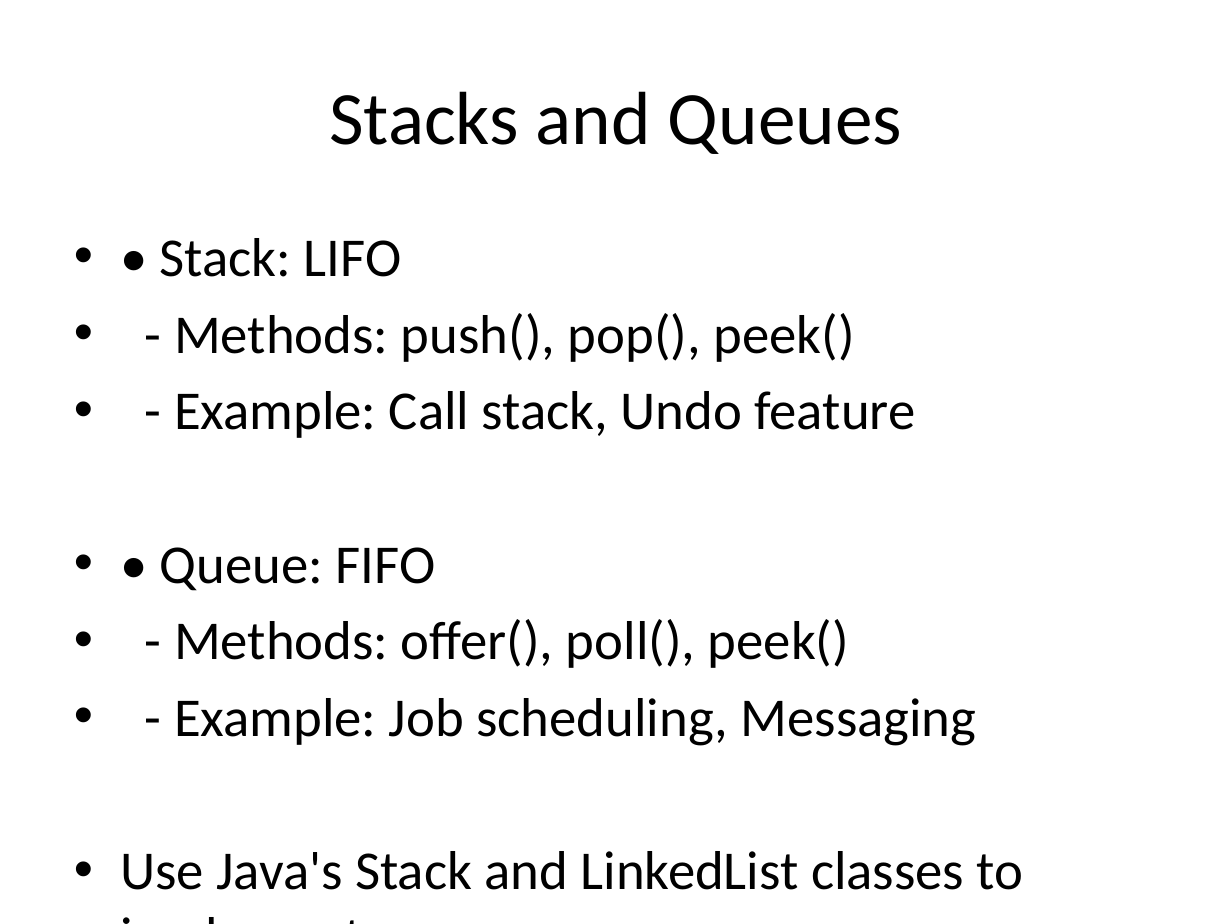
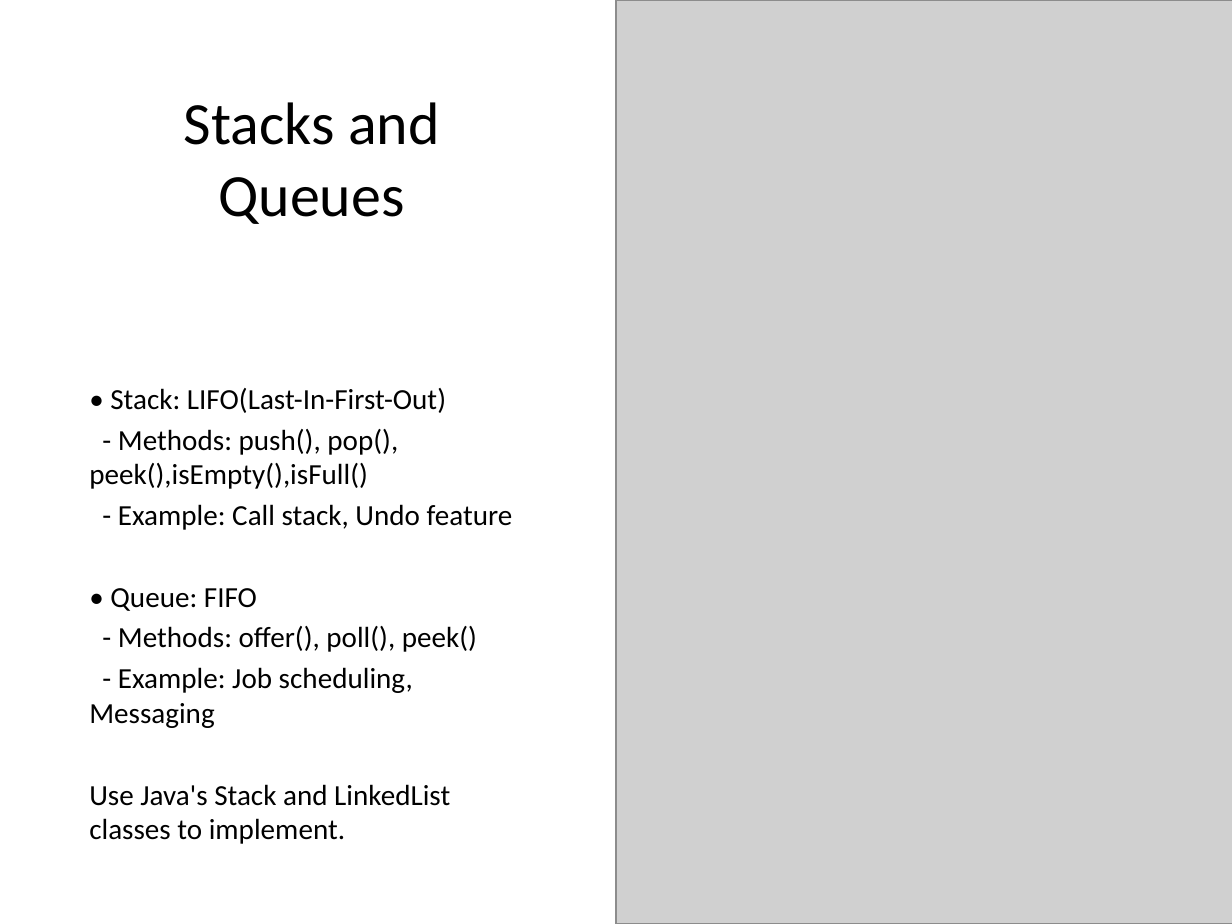
Before and after one commit to mrkyaing/MG-DSA, a slide deck: slide 11 of DSA_in_Java_LectureNotes_Detailed.pptx (slide 5 before the commit). Drawn at 1232x924 pixels with LibreOffice and Linux fonts; fonts in the diff are those of the drawing; grey boxes stand for pictures. Boxes give left, top, right and bottom in pixels: in the first picture for what was removed or moved away, otherwise in the second. Text is boxed around its words. In the diff, an @@ line names an element or a change of style, - is before the commit and + after.

```diff
--- a/DSA_in_Java_LectureNotes_Detailed.pptx
+++ b/DSA_in_Java_LectureNotes_Detailed.pptx
@@ rectangle added at box(0, 0, 861, 308), fill #FFFFFF @@
@@ picture added at box(616, 0, 1232, 924) @@
@@ title "Stacks and Queues": place and size @@
-title "Stacks and Queues" at box(329, 91, 902, 154)
+title "Stacks and Queues" at box(184, 102, 440, 224)
@@ title "Stacks and Queues" at box(184, 102, 440, 224): size 44 to 35 pt @@
@@ text "• Stack: LIFO(Last-In-First-Out)": place and size @@
-text "• Stack: LIFO(Last-In-First-Out)" at box(120, 238, 1024, 890)
+text "• Stack: LIFO(Last-In-First-Out)" at box(89, 388, 513, 844)
@@ text "• Stack: LIFO(Last-In-First-Out)" at box(89, 388, 513, 844): vertical alignment top to middle @@
@@ text at box(89, 388, 446, 489): text changed; size 32 to 17 pt @@
-• • Stack: LIFO
-• - Methods: push(), pop(), peek()
+• Stack: LIFO(Last-In-First-Out)
+- Methods: push(), pop(), peek(),isEmpty(),isFull()
@@ text at box(89, 504, 513, 844): size 32 to 17 pt in "- Example: Call stack, Undo feature", "• Queue: FIFO", "- Methods: offer(), poll(), peek()", "- Example: Job scheduling, Messaging" and 1 more places; bullet • to none; less space between paragraphs @@
```
Also in this commit, not shown: 10 other slides changed, 16 slides added, 9 other files.
